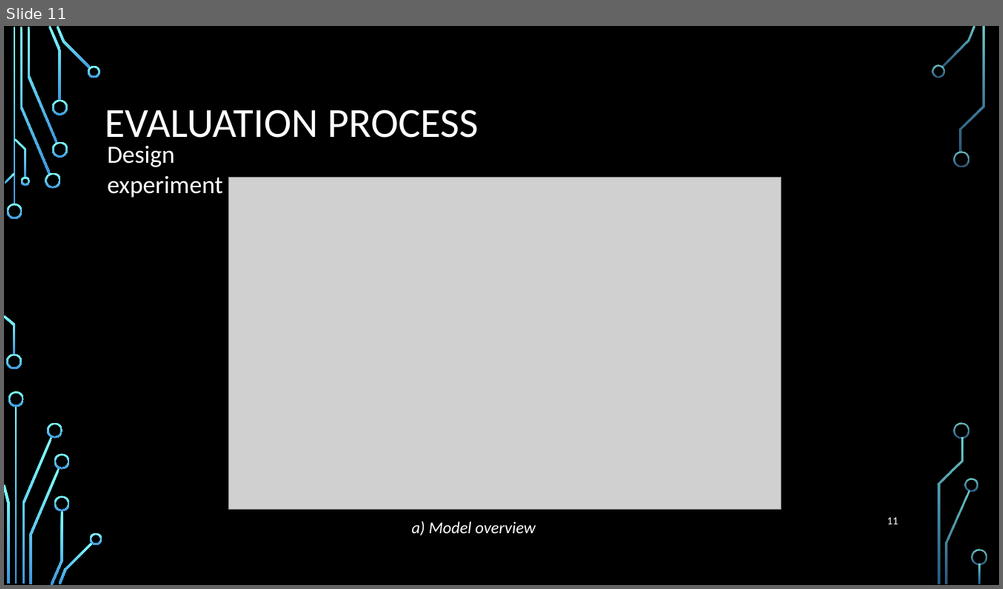
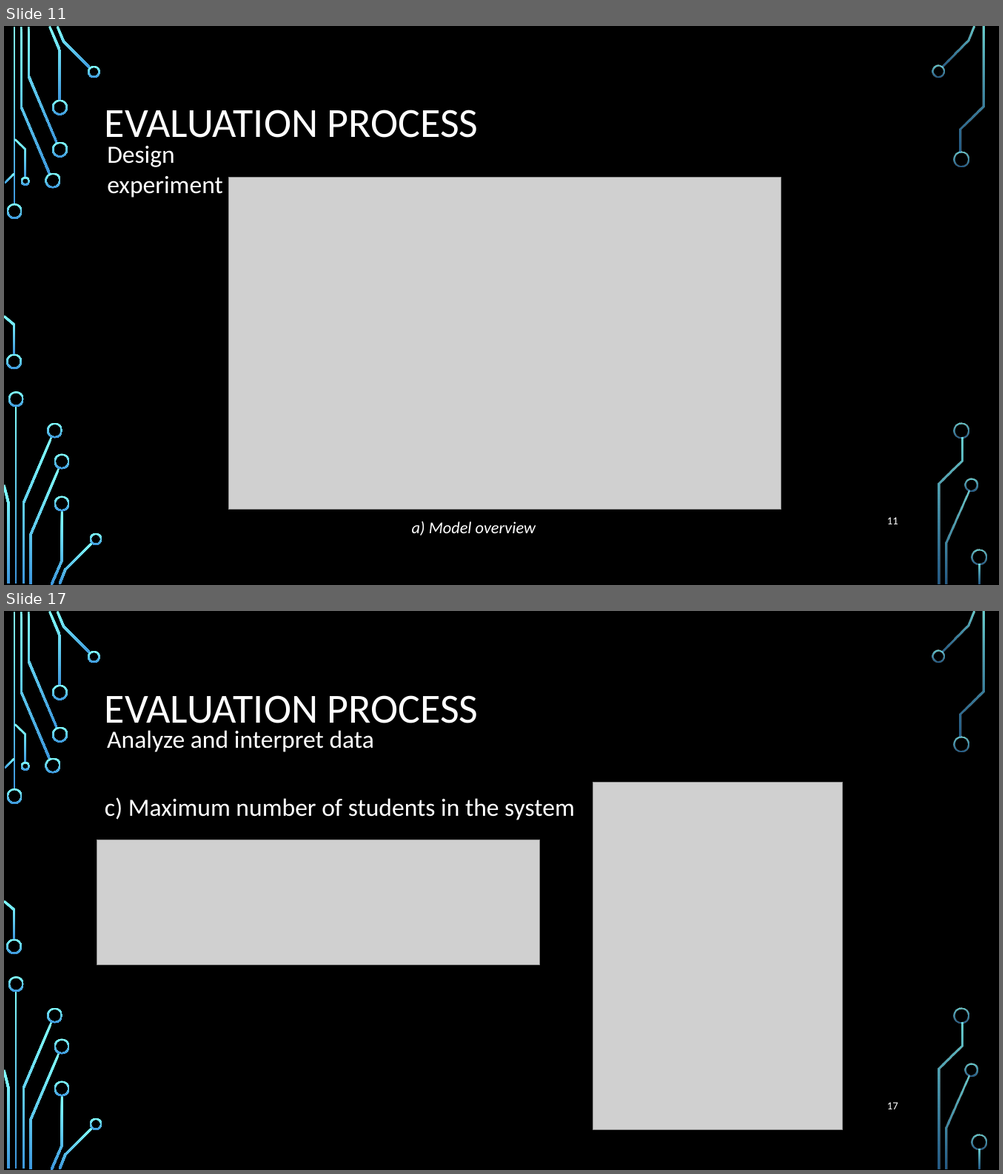
Before and after one commit to phangiaanh/Elevator-Simulation, a slide deck: SYSTEM PERFORMANCE EVALUATion.pptm. Shown one above the other, each under a label of ours: slide 11 before the commit, slides 11 and 17 after it; the slides between them are not shown. The pictures are 1003x589 and 1003x1174 pixels, drawn with LibreOffice and Linux fonts; fonts in the diff are those of the drawing; grey boxes stand for pictures; background and template pictures are left out. Boxes give left, top, right and bottom in pixels: in the first picture for what was removed or moved away, otherwise in the second. Text is boxed around its words. In the diff, an @@ line names an element or a change of style, - is before the commit and + after.

```diff
--- a/SYSTEM PERFORMANCE EVALUATion.pptm
+++ b/SYSTEM PERFORMANCE EVALUATion.pptm
@@ slide 17 added at (4, 611, 999, 1170), background picture (left out); not listed: 36 template elements that a slide beside it also shows @@
@@ title added at (105, 695, 478, 732), 40 pt, text #FFFFFF @@
+EVALUATION PROCESS
@@ text added at (107, 730, 374, 752), 24 pt, text #FFFFFF @@
+Analyze and interpret data
@@ picture added at (593, 782, 842, 1130) @@
@@ text added at (105, 797, 575, 820), 24 pt, text #FFFFFF @@
+c) Maximum number of students in the system
@@ picture added at (97, 840, 540, 965) @@
@@ page number added at (887, 1102, 898, 1110), 10.5 pt, text #FFFFFF @@
+17
```
Also in this commit, not shown: 3 slides changed, 4 other slides added, 1 slide removed.
